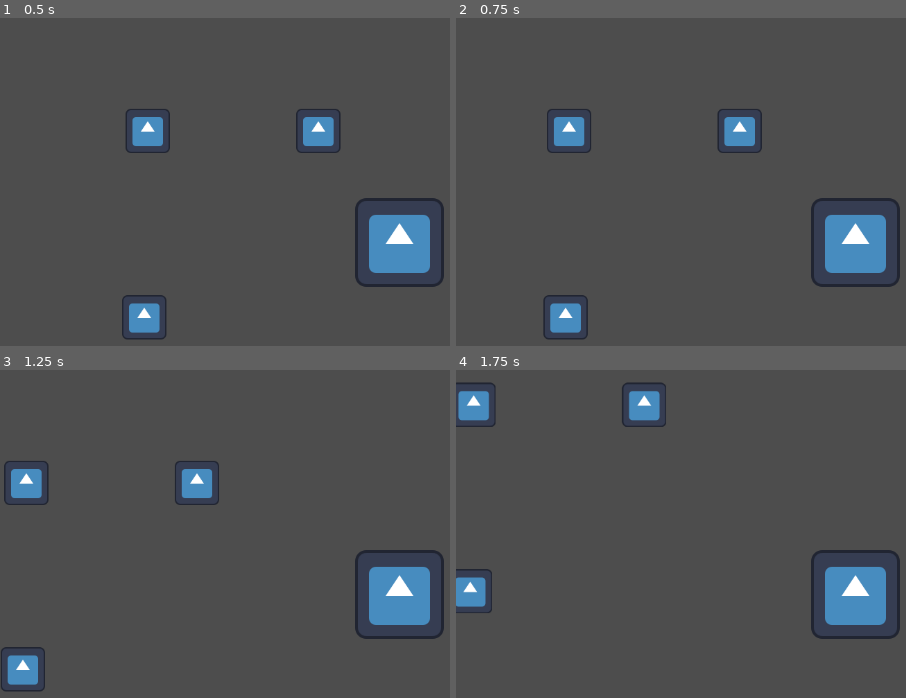
Above: before the commit, frames 1-4 (two rows, left to right).
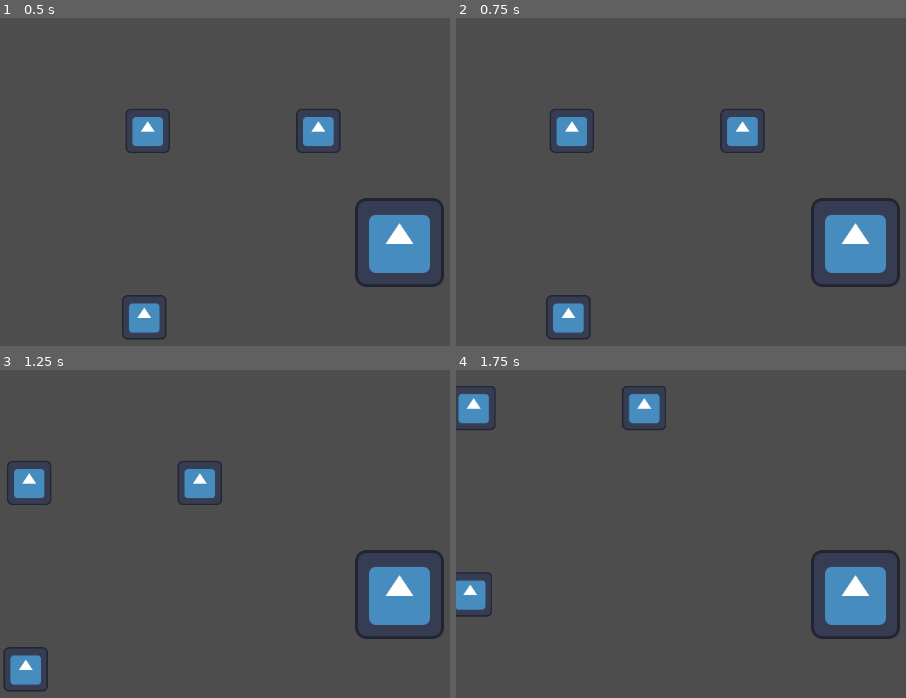
Above: after the commit, the same moments.

Repository: Ben-Bingham/Sci-Fi-Souls-Like
Game: Godot game, scene res://main.tscn
The game is run twice, just before and just after one commit, with the same random seed, the same clock (stepped at 60 frames per second) and the same inputs. The engine's default icon, where the game draws it, is replaced by a stand-in: a white triangle on a blue panel in a dark square.
Inputs:
- Up to frame 1 (0.5 s): no input
- Up to frame 2 (0.75 s): tap Enter at 0.5 s; hold D (move_right) from 0.53 s (still down)
- Up to frame 3 (1.25 s): keep holding D (move_right)
- Up to frame 4 (1.75 s): release D (move_right) at 1.28 s; hold S (move_down) from 1.28 s (still down)

Frame 1 is identical in both runs. In frame 2, 1.0% of the frame differs, in the area x 19-69%, y 27-98%; in frame 3, 1.0%; in frame 4, 1.1%, in the area x 0-47%, y 3-76%.

Commit message:
Added basic weapon swing

Diff:
--- a/main.tscn
+++ b/main.tscn
@@ -7,19 +7,32 @@
 [sub_resource type="RectangleShape2D" id="RectangleShape2D_0xm2m"]
 size = Vector2(128, 128)
 
+[sub_resource type="RectangleShape2D" id="RectangleShape2D_h2yge"]
+size = Vector2(38, 38)
+
 [node name="Main" type="Node2D"]
 
 [node name="Player" type="CharacterBody2D" parent="."]
 position = Vector2(611, 315)
 script = ExtResource("1_ig7tw")
 
-[node name="CollisionShape2D" type="CollisionShape2D" parent="Player"]
+[node name="PlayerCollider" type="CollisionShape2D" parent="Player"]
 shape = SubResource("RectangleShape2D_0xm2m")
 
-[node name="Sprite2D" type="Sprite2D" parent="Player"]
+[node name="PlayerSprite" type="Sprite2D" parent="Player"]
 texture = ExtResource("2_0xm2m")
 
 [node name="Camera2D" type="Camera2D" parent="Player"]
+
+[node name="Weapon" type="Area2D" parent="Player"]
+visible = false
+
+[node name="CollisionShape2D" type="CollisionShape2D" parent="Player/Weapon"]
+shape = SubResource("RectangleShape2D_h2yge")
+
+[node name="Sprite2D" type="Sprite2D" parent="Player/Weapon"]
+scale = Vector2(0.3, 0.3)
+texture = ExtResource("2_0xm2m")
 
 [node name="TestBox" parent="." instance=ExtResource("3_h2yge")]
 position = Vector2(248, 154)
--- a/player.gd
+++ b/player.gd
@@ -2,26 +2,34 @@
 
 @export var moveSpeed = 250.0;
 
-func _ready():
-	motion_mode = CharacterBody2D.MOTION_MODE_GROUNDED;
+var attacking = false;
+
+@onready var weapon = $Weapon;
+
+func _weapon_timer_done():
+	attacking = false;
+	weapon.hide();
+	weapon.position = Vector2.ZERO;
 
 func _process(dt: float) -> void:
-	pass
+	var moveInput = Input.get_vector("move_left", "move_right", "move_up", "move_down");
+	if moveInput:
+		velocity = moveInput * moveSpeed;
+	else:
+		velocity = Vector2.ZERO;
+
+	var attackInput = Input.get_vector("attack_left", "attack_right", "attack_up", "attack_down");
+	if attackInput && !attacking:
+		attacking = true;
+		weapon.show();
+		weapon.position = attackInput * 80.0;
+
+		var timer = Timer.new();
+		add_child(timer);
+		timer.wait_time = 0.5;
+		timer.one_shot = true;
+		timer.start();
+		timer.timeout.connect(_weapon_timer_done);
 
 func _physics_process(dt: float) -> void:
-	var input = Input.get_vector("move_left", "move_right", "move_up", "move_down");
-	if input:
-		velocity = input * moveSpeed;
-	else:
-		velocity = Vector2.ZERO;
-	#if Input.is_action_pressed("move_up"):
-		#velocity = Vector2.UP * moveSpeed;
-	#elif Input.is_action_pressed("move_down"):
-		#velocity = Vector2.DOWN * moveSpeed;
-	#elif Input.is_action_pressed("move_left"):
-		#velocity = Vector2.LEFT * moveSpeed;
-	#elif Input.is_action_pressed("move_right"):
-		#velocity = Vector2.RIGHT * moveSpeed;
-	#else:
-		#velocity = Vector2.ZERO;
 	move_and_slide();
--- a/project.godot
+++ b/project.godot
@@ -37,6 +37,26 @@
 "events": [Object(InputEventKey,"resource_local_to_scene":false,"resource_name":"","device":-1,"window_id":0,"alt_press …(192 unchanged characters)…
 ]
 }
+attack_up={
+"deadzone": 0.2,
+"events": [Object(InputEventKey,"resource_local_to_scene":false,"resource_name":"","device":-1,"window_id":0,"alt_pressed":false,"shift_pressed":false,"ctrl_pressed":false,"meta_pressed":false,"pressed":false,"keycode":0,"physical_keycode":4194320,"key_label":0,"unicode":0,"location":0,"echo":false,"script":null)
+]
+}
+attack_down={
+"deadzone": 0.2,
+"events": [Object(InputEventKey,"resource_local_to_scene":false,"resource_name":"","device":-1,"window_id":0,"alt_pressed":false,"shift_pressed":false,"ctrl_pressed":false,"meta_pressed":false,"pressed":false,"keycode":0,"physical_keycode":4194322,"key_label":0,"unicode":0,"location":0,"echo":false,"script":null)
+]
+}
+attack_left={
+"deadzone": 0.2,
+"events": [Object(InputEventKey,"resource_local_to_scene":false,"resource_name":"","device":-1,"window_id":0,"alt_pressed":false,"shift_pressed":false,"ctrl_pressed":false,"meta_pressed":false,"pressed":false,"keycode":0,"physical_keycode":4194319,"key_label":0,"unicode":0,"location":0,"echo":false,"script":null)
+]
+}
+attack_right={
+"deadzone": 0.2,
+"events": [Object(InputEventKey,"resource_local_to_scene":false,"resource_name":"","device":-1,"window_id":0,"alt_pressed":false,"shift_pressed":false,"ctrl_pressed":false,"meta_pressed":false,"pressed":false,"keycode":0,"physical_keycode":4194321,"key_label":0,"unicode":0,"location":0,"echo":false,"script":null)
+]
+}
 
 [rendering]
 
Not shown: 1 places in main.tscn that only renumber resources
